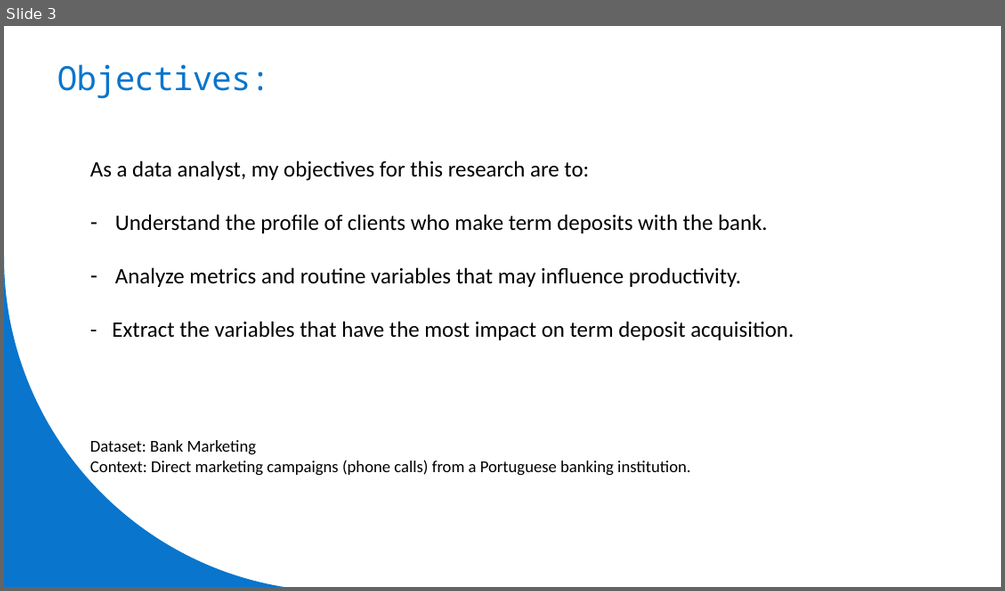
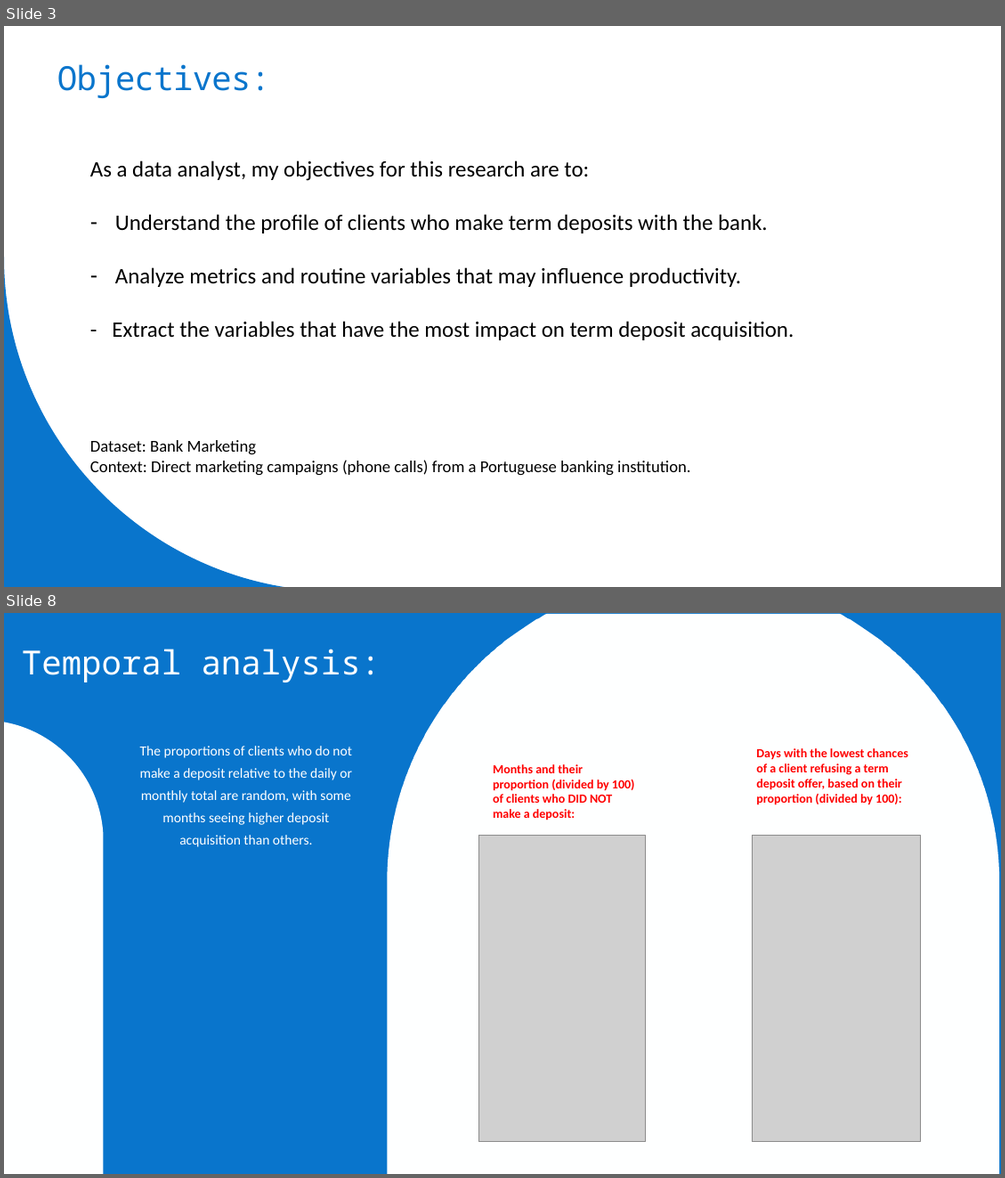
Before and after one commit to lippo1/bank-marketing-analysis, a slide deck: files en-us/presentation-en-us.pptx. Shown one above the other, each under a label of ours: slide 3 before the commit, slides 3 and 8 after it; the slides between them are not shown. The pictures are 1005x591 and 1005x1178 pixels, drawn with LibreOffice and Linux fonts; fonts in the diff are those of the drawing; grey boxes stand for pictures. Boxes give left, top, right and bottom in pixels: in the first picture for what was removed or moved away, otherwise in the second. Text is boxed around its words. In the diff, an @@ line names an element or a change of style, - is before the commit and + after.

```diff
--- a/files en-us/presentation-en-us.pptx
+++ b/files en-us/presentation-en-us.pptx
@@ slide 8 added at bbox=[4, 613, 1001, 1174], background #FFFFFF @@
@@ freeform shape added at bbox=[4, 613, 1001, 1174], fill #0975CC @@
@@ freeform shape added at bbox=[387, 614, 999, 1174], fill #FEFFFF @@
@@ title added at bbox=[22, 649, 381, 682], 48 pt, text #FFFFFF @@
+Temporal analysis:
@@ freeform shape added at bbox=[4, 722, 103, 1174], fill #FEFFFF @@
@@ text added at bbox=[140, 746, 352, 847], 20 pt, text #FFFFFF @@
+The proportions of clients who do not make a deposit relative to the daily or monthly total are random, with some months seeing higher deposit acquisition than others.
@@ text added at bbox=[493, 764, 635, 820], 18 pt, text #FF0000, bold @@
+Months and their proportion (divided by 100) of clients who DID NOT make a deposit:
@@ text added at bbox=[756, 748, 908, 805], 18 pt, text #FF0000, bold @@
+Days with the lowest chances of a client refusing a term deposit offer, based on their proportion (divided by 100):
@@ picture added at bbox=[479, 835, 646, 1142] @@
@@ picture added at bbox=[752, 835, 921, 1142] @@
```
Also in this commit, not shown: 3 slides changed, 5 other slides added, 6 slides removed.
